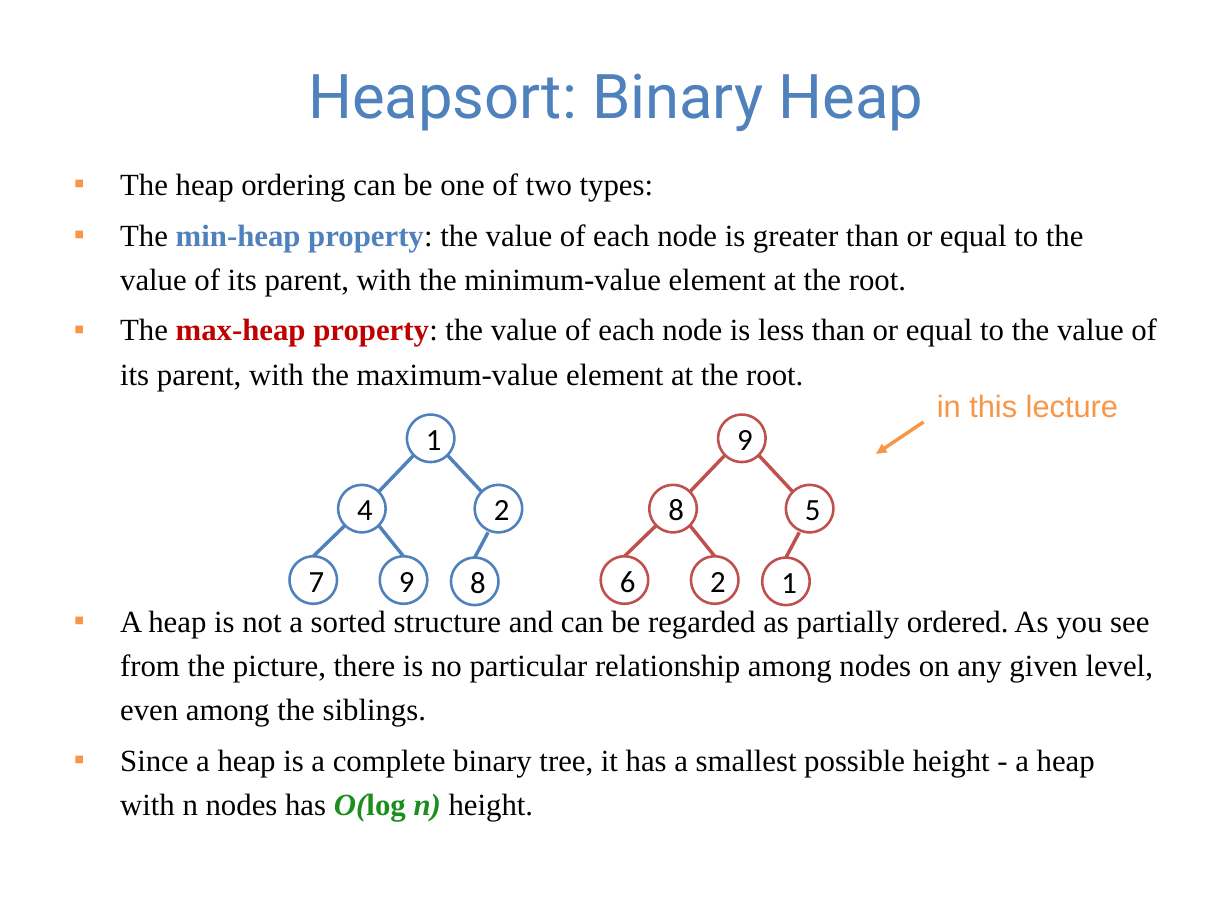
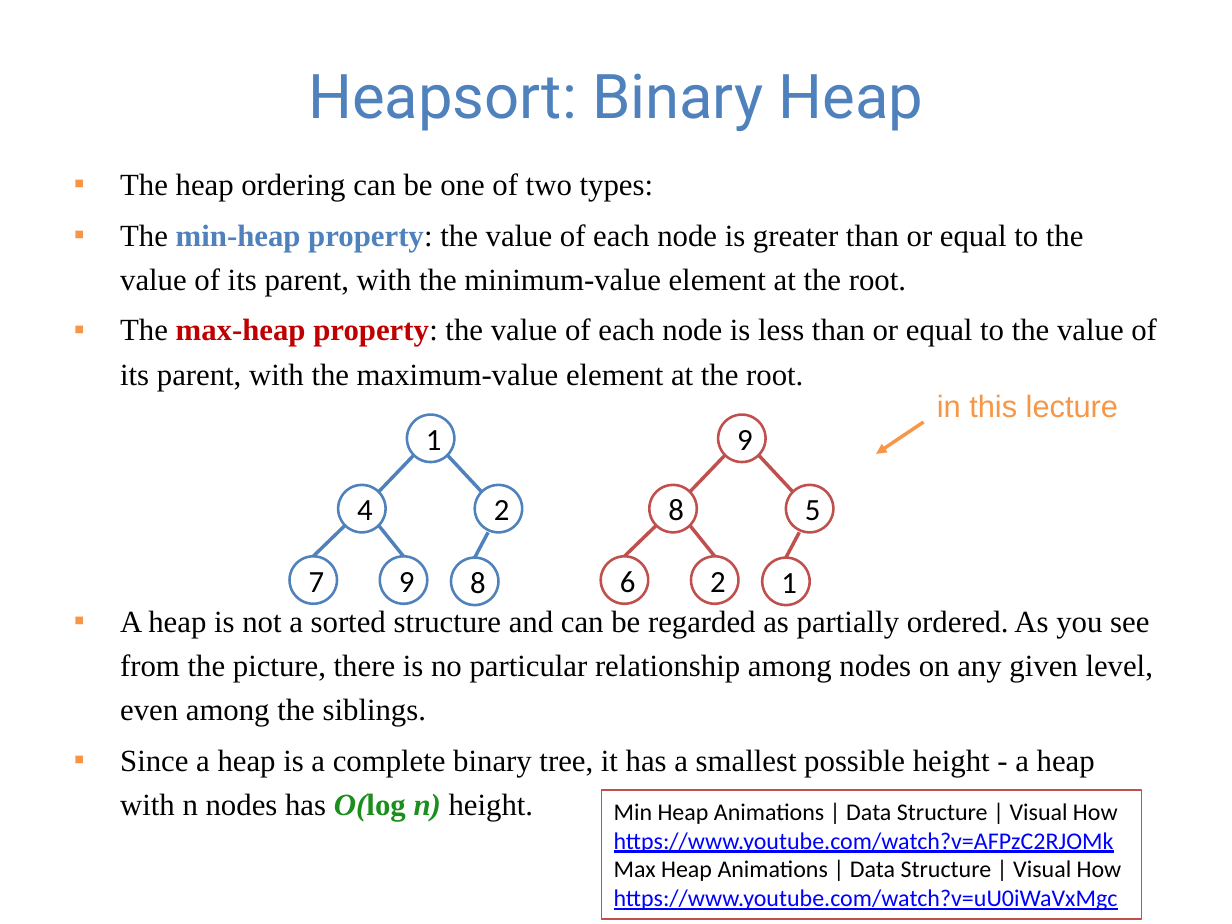
Before and after one commit to guhofstra/CSC111Fa25, a slide deck: slide 4 of PPTs/Lecture 13-sorting algorithms.pptx (slide 6 before the commit). Drawn at 1232x924 pixels with LibreOffice and Linux fonts; fonts in the diff are those of the drawing. Boxes give left, top, right and bottom in pixels: in the first picture for what was removed or moved away, otherwise in the second. Text is boxed around its words. In the diff, an @@ line names an element or a change of style, - is before the commit and + after.

```diff
--- a/PPTs/Lecture 13-sorting algorithms.pptx
+++ b/PPTs/Lecture 13-sorting algorithms.pptx
@@ rectangle added at (x1=601, y1=790, x2=1141, y2=918), fill #FFFFFF, outline #C0504D 1 pt, 14 pt, text #0000FF, underline @@
+Min Heap Animations | Data Structure | Visual How
+https://www.youtube.com/watch?v=AFPzC2RJOMk
+Max Heap Animations | Data Structure | Visual How
+https://www.youtube.com/watch?v=uU0iWaVxMgc
```
Also in this commit, not shown: 3 other slides changed, 1 slide removed, 6 other files.
